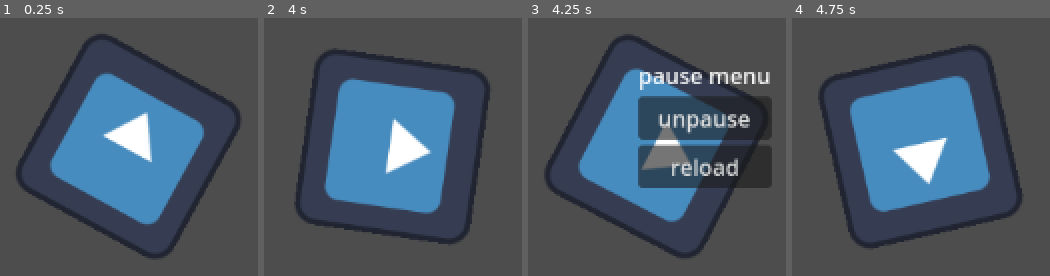
Above: before the commit, frames 1-4 (left to right).
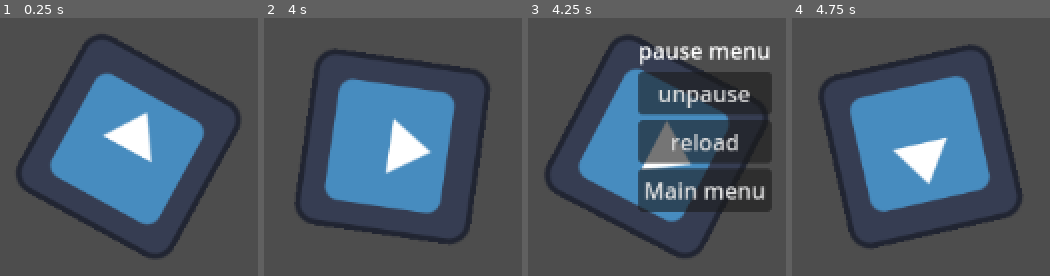
Above: after the commit, the same moments.

Repository: SytonK/settings-and-menus
Game: Godot game, scene res://src/levels/sandbox_1.tscn
Same seed, same stepped clock (60 frames per second), same inputs: the game is played once before the commit and once after it. Before the commit the project has no main scene; this scene is started directly in both runs. The engine's default icon, where the game draws it, is replaced by a stand-in: a white triangle on a blue panel in a dark square.
Inputs (mouse positions are in pixels of both pictures, inside the frame that each line leads up to):
- Up to frame 1 (0.25 s): no input
- Up to frame 2 (4 s): tap Enter at 0.5 s; move the mouse to (outside the picture) at 0.52 s; hold 1 (example1) 0.53-1.28 s; click (outside the picture) at 0.67 s; tap 2 (example2) at 0.8, 1.35, 3.05 s; move the mouse to (outside the picture) at 1.27 s; click (outside the picture) at 1.42 s; tap 3 (example3) at 1.55, 3.8 s; move the mouse to (outside the picture) at 2.02 s; hold 3 (example3) 2.03-2.78 s; click (outside the picture) at 2.17 s; tap 1 (example1) at 2.3, 2.85 s; move the mouse to (outside the picture) at 2.77 s; click (outside the picture) at 2.92 s; move the mouse to (outside the picture) at 3.52 s; hold 2 (example2) from 3.53 s (still down); click (outside the picture) at 3.67 s
- Up to frame 3 (4.25 s): keep holding 2 (example2); tap Escape (pause) at 4.15 s
- Up to frame 4 (4.75 s): release 2 (example2) at 4.25 s; click "unpause" at 4.25 s

Frames 1-2 are identical in both runs. In frame 3, 17% of the frame differs, in the area x 42-95%, y 10-76%; in frame 4, nothing differs.

Commit message:
init main menu

Diff:
--- a/project.godot
+++ b/project.godot
@@ -11,6 +11,7 @@
 [application]
 
 config/name="Settings And Menus"
+run/main_scene="res://src/UI/menus/main manu/main_menu.tscn"
 config/features=PackedStringArray("4.2", "Forward Plus")
 config/icon="res://icon.svg"
 
--- /dev/null
+++ b/src/UI/menus/main manu/main_menu.tscn
@@ -0,0 +1,37 @@
+[gd_scene load_steps=3 format=3 uid="uid://v7vc7iejlrb0"]
+
+[ext_resource type="Script" path="res://src/UI/components/new scene button/change_scene_button.gd" id="1_1k7md"]
+[ext_resource type="Script" path="res://src/UI/components/quit button/quit_button.gd" id="2_3ou87"]
+
+[node name="MainMenu" type="Control"]
+layout_mode = 3
+anchors_preset = 15
+anchor_right = 1.0
+anchor_bottom = 1.0
+grow_horizontal = 2
+grow_vertical = 2
+
+[node name="VBoxContainer" type="VBoxContainer" parent="."]
+layout_mode = 1
+anchors_preset = 8
+anchor_left = 0.5
+anchor_top = 0.5
+anchor_right = 0.5
+anchor_bottom = 0.5
+offset_left = -20.0
+offset_top = -20.0
+offset_right = 20.0
+offset_bottom = 20.0
+grow_horizontal = 2
+grow_vertical = 2
+
+[node name="SandBox" type="Button" parent="VBoxContainer"]
+layout_mode = 2
+text = "SandBox"
+script = ExtResource("1_1k7md")
+file_path = "res://src/levels/sandbox_1.tscn"
+
+[node name="QuitButton" type="Button" parent="VBoxContainer"]
+layout_mode = 2
+text = "Quit"
+script = ExtResource("2_3ou87")
--- a/src/UI/menus/pause menu/pause_menu.tscn
+++ b/src/UI/menus/pause menu/pause_menu.tscn
@@ -1,7 +1,8 @@
-[gd_scene load_steps=3 format=3 uid="uid://womosciyseo2"]
+[gd_scene load_steps=4 format=3 uid="uid://womosciyseo2"]
 
 [ext_resource type="Script" path="res://src/UI/menus/pause menu/pause_menu.gd" id="1_3lbcx"]
 [ext_resource type="Script" path="res://src/UI/components/reload button/reload_button.gd" id="2_356n7"]
+[ext_resource type="Script" path="res://src/UI/components/new scene button/change_scene_button.gd" id="3_jwvcj"]
 
 [node name="PauseMenu" type="VBoxContainer"]
 process_mode = 3
@@ -32,4 +33,10 @@
 text = "reload"
 script = ExtResource("2_356n7")
 
+[node name="ChangeSceneButton" type="Button" parent="."]
+layout_mode = 2
+text = "Main menu"
+script = ExtResource("3_jwvcj")
+file_path = "res://src/UI/menus/main manu/main_menu.tscn"
+
 [connection signal="pressed" from="Button" to="." method="_on_button_pressed"]
--- a/src/UI/menus/settings/rebind/example/rebind_example.gd
+++ /dev/null
@@ -1,10 +0,0 @@
-extends Node
-
-
-func _input(event: InputEvent) -> void:
-	if event.is_action_pressed("example1"):
-		print('action1')
-	if event.is_action_pressed("example2"):
-		print('action2')
-	if event.is_action_pressed("example3"):
-		print('action3')
--- a/src/UI/menus/settings/rebind/example/rebind_example.tscn
+++ /dev/null
@@ -1,9 +0,0 @@
-[gd_scene load_steps=3 format=3 uid="uid://y2p6ehnnl04i"]
-
-[ext_resource type="PackedScene" uid="uid://d0m0ksp5njn7v" path="res://src/UI/menus/settings/rebind/rebind_menu.tscn" id="1_7dbox"]
-[ext_resource type="Script" path="res://src/UI/menus/settings/rebind/example/rebind_example.gd" id="1_20rpc"]
-
-[node name="RebindExample" type="Node"]
-script = ExtResource("1_20rpc")
-
-[node name="RebindMenu" parent="." instance=ExtResource("1_7dbox")]
--- a/src/UI/menus/settings/rebind/rebind_menu.tscn
+++ b/src/UI/menus/settings/rebind/rebind_menu.tscn
@@ -1,6 +1,7 @@
-[gd_scene load_steps=2 format=3 uid="uid://d0m0ksp5njn7v"]
+[gd_scene load_steps=3 format=3 uid="uid://d0m0ksp5njn7v"]
 
 [ext_resource type="Script" path="res://src/UI/menus/settings/rebind/rebind_menu.gd" id="1_ti4jm"]
+[ext_resource type="Script" path="res://src/UI/components/new scene button/change_scene_button.gd" id="2_m1idx"]
 
 [node name="RebindMenu" type="Control"]
 layout_mode = 3
@@ -53,4 +54,10 @@
 focus_mode = 0
 text = "Reset ot default"
 
+[node name="ChangeSceneButton" type="Button" parent="Panel/MarginContainer/VBoxContainer"]
+layout_mode = 2
+text = "Main menu"
+script = ExtResource("2_m1idx")
+file_path = "res://src/UI/menus/main manu/main_menu.tscn"
+
 [connection signal="pressed" from="Panel/MarginContainer/VBoxContainer/ResetButton" to="." method="_on_reset_button_pressed"]
--- a/src/levels/sandbox_0.gd
+++ /dev/null
@@ -1,4 +0,0 @@
-extends Node2D
-
-func _ready() -> void:
-	print('ready')
--- a/src/levels/sandbox_0.tscn
+++ /dev/null
@@ -1,37 +0,0 @@
-[gd_scene load_steps=5 format=3 uid="uid://cln7uxdkpr2le"]
-
-[ext_resource type="Script" path="res://src/levels/sandbox_0.gd" id="1_37pbe"]
-[ext_resource type="Script" path="res://src/UI/components/new scene button/change_scene_button.gd" id="1_y3vb2"]
-[ext_resource type="Script" path="res://src/UI/components/quit button/quit_button.gd" id="2_g1336"]
-[ext_resource type="Script" path="res://src/UI/components/reload button/reload_button.gd" id="3_ukaua"]
-
-[node name="Sandbox0" type="Node2D"]
-script = ExtResource("1_37pbe")
-
-[node name="CanvasLayer" type="CanvasLayer" parent="."]
-
-[node name="ChangeSceneButton" type="Button" parent="CanvasLayer"]
-offset_left = 497.0
-offset_top = 280.0
-offset_right = 643.0
-offset_bottom = 311.0
-text = "change to scene 1"
-script = ExtResource("1_y3vb2")
-file_path = "res://src/levels/sandbox_1.tscn"
-
-[node name="ReloadButton" type="Button" parent="CanvasLayer"]
-offset_left = 538.0
-offset_top = 335.0
-offset_right = 596.0
-offset_bottom = 366.0
-text = "reload"
-script = ExtResource("3_ukaua")
-
-[node name="QuitButton" type="Button" parent="CanvasLayer"]
-offset_left = 550.0
-offset_top = 400.0
-offset_right = 592.0
-offset_bottom = 431.0
-text = "Quit
-"
-script = ExtResource("2_g1336")
--- a/src/levels/sandbox_1.gd
+++ b/src/levels/sandbox_1.gd
@@ -6,3 +6,11 @@
 
 func _process(delta: float) -> void:
 	icon.rotation += delta * 2
+
+func _input(event: InputEvent) -> void:
+	if event.is_action_pressed("example1"):
+		print('ex1')
+	if event.is_action_pressed("example2"):
+		print('ex2')
+	if event.is_action_pressed("example3"):
+		print('ex3')
